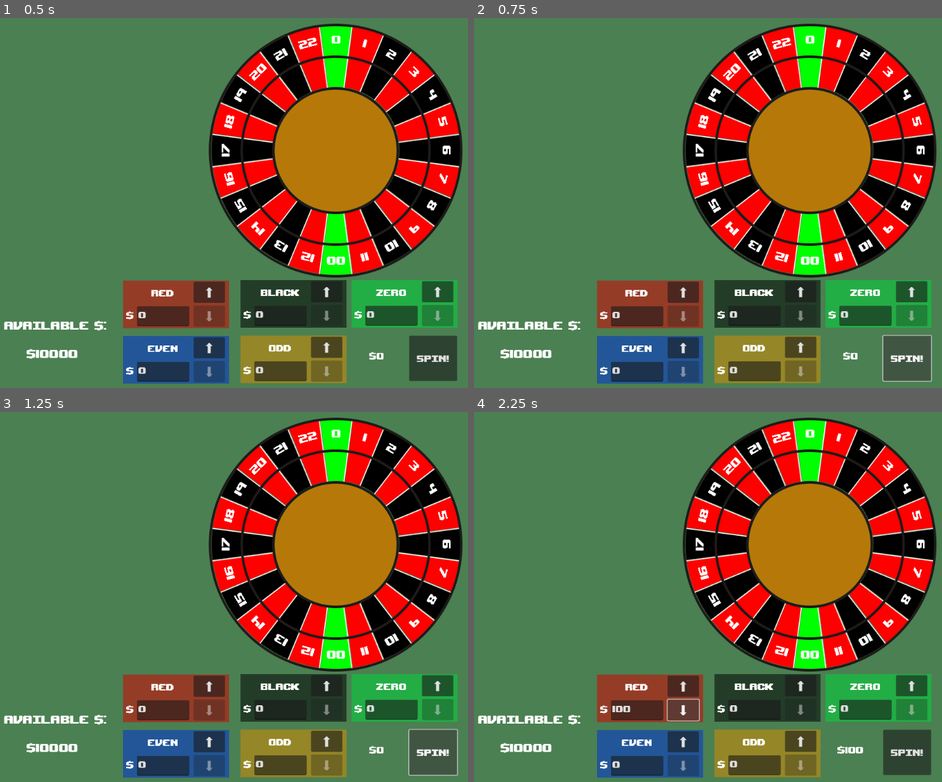
Above: before the commit, frames 1-4 (two rows, left to right).
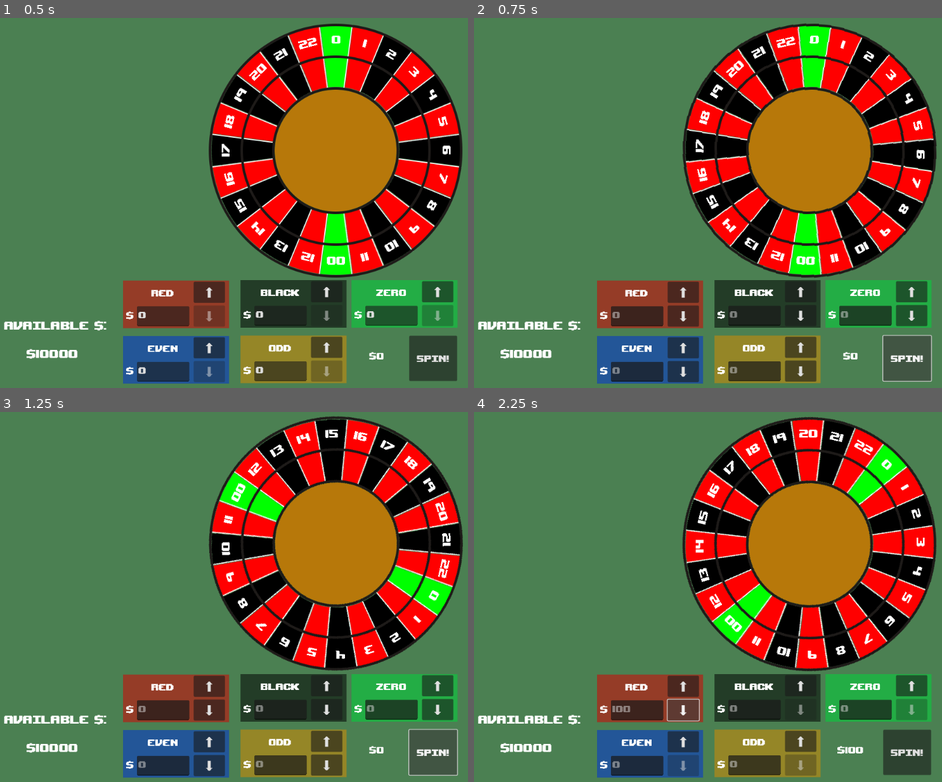
Above: after the commit, the same moments.

Repository: RossRKK/gmtk-game-jam-2025
Game: Godot game, scene res://scenes/roulette_scene.tscn
The game is run twice, just before and just after one commit, with the same random seed, the same clock (stepped at 60 frames per second) and the same inputs.
Inputs:
- Up to frame 1 (0.5 s): no input
- Up to frame 2 (0.75 s): click "Spin!" at 0.5 s
- Up to frame 3 (1.25 s): no input
- Up to frame 4 (2.25 s): click "⬆" at 1.25 s; click "⬇" at 2 s

Frame 1 is identical in both runs. In frame 2, 8.2% of the frame differs, in the area x 29-99%, y 1-99%; in frame 3, 12%; in frame 4, 21%, in the area x 29-99%, y 1-97%.

Commit message:
New bets mostly hooked up

Diff:
--- a/scenes/betting_board.tscn
+++ b/scenes/betting_board.tscn
@@ -55,7 +55,7 @@
 label_text = "Zero"
 background_colour = Color(0, 0.84, 0.224, 0.529412)
 
-[connection signal="pressed" from="SpinButton" to="." method="on_submit_bet"]
+[connection signal="pressed" from="SpinButton" to="." method="_on_spin_button_pressed"]
 [connection signal="bet_updated" from="RedBet" to="." method="_on_bet_updated"]
 [connection signal="bet_updated" from="BlackBet" to="." method="_on_bet_updated"]
 [connection signal="bet_updated" from="EvenBet" to="." method="_on_bet_updated"]
--- a/scenes/roulette_scene.tscn
+++ b/scenes/roulette_scene.tscn
@@ -60,3 +60,5 @@
 theme = ExtResource("5_4tu1h")
 horizontal_alignment = 1
 script = ExtResource("5_r8avv")
+
+[connection signal="submit_bet" from="BettingBoard" to="RouletteWheel" method="_start_spin"]
--- a/scripts/bet_zone.gd
+++ b/scripts/bet_zone.gd
@@ -51,9 +51,21 @@
 	update_bet_text()
 	set_button_state()
 
+	game.event_bus.spin_complete.connect(unlock)
+
 # Called every frame. 'delta' is the elapsed time since the previous frame.
 func _process(delta: float) -> void:
 	pass
+
+func lock() -> void:
+	$Down.disabled = false
+	$Up.disabled = false
+	bet_text.editable = false
+
+func unlock() -> void:
+	$Down.disabled = true
+	$Up.disabled = true
+	bet_text.editable = true
 
 func set_button_state() -> void:
 	$Down.disabled = false
--- a/scripts/betting_board.gd
+++ b/scripts/betting_board.gd
@@ -2,6 +2,8 @@
 extends Node2D
 
 var game: Game = Game.get_instance()
+
+signal submit_bet(bets: Array[Bet])
 
 @onready var bet_zones = [$RedBet, $BlackBet, $EvenBet, $OddBet, $ZeroBet]
 
@@ -36,3 +38,12 @@
 		total_bet = _total_bet
 	else:
 		total_bet = 0
+
+func _on_spin_button_pressed() -> void:
+	var bets: Array[Bet] = []
+	if bet_zones:
+		for bz in bet_zones:
+			var bet_zone = bz as BetZone
+			bet_zone.lock()
+			bets.append(bet_zone.bet)
+		submit_bet.emit(bets)
--- a/scripts/roulette_wheel/roulette_wheel.gd
+++ b/scripts/roulette_wheel/roulette_wheel.gd
@@ -18,10 +18,10 @@
 # signal that will be emitted when the wheel stops spinning
 var spinning: bool = false
 var ball: Ball
-var bet: Bet
+var bets: Array[Bet]
 
-func _start_spin(b: Bet) -> void:
-	bet = b
+func _start_spin(bs: Array[Bet]) -> void:
+	bets = bs
 	spinning = true
 	spin_timer.start()
 	spin_timer.timeout.connect(_stop_spin)
@@ -35,7 +35,7 @@
 	spinning = false
 	game.event_bus.spin_complete.emit()
 	# pick a cell at random (taking any effects into account)
-	var segment: Segment = segment_handler.pick_and_apply_segment(bet, ball)
+	var segment: Segment = segment_handler.pick_and_apply_segment(bets, ball)
 
 
 # Called when the node enters the scene tree for the first time.
--- a/scripts/roulette_wheel/segment.gd
+++ b/scripts/roulette_wheel/segment.gd
@@ -65,9 +65,9 @@
 
 
 
-func apply_landed_effect(bet: Bet, ball: Ball):
+func apply_landed_effect(bets: Array[Bet], ball: Ball):
 	print("%s %d" % ["Red" if colour else "Black", number])
 
-	bet = segment_effect.apply_bet_muliplication(bet)
-
-	bet.resolve(self)
+	for bet in bets:
+		bet = segment_effect.apply_bet_muliplication(bet)
+		bet.resolve(self)
--- a/scripts/roulette_wheel/segment_handler.gd
+++ b/scripts/roulette_wheel/segment_handler.gd
@@ -32,17 +32,12 @@
 	# allow segments to effect the distribution
 	var segment_curves: Array[Curve] = []
 	for child in get_children():
-		print("Child name: ", child.name)
-		print("Child type: ", child.get_class())
-		print("Child script: ", child.get_script())
-		print("Is Segment: ", child is Segment)
-		print("---")
 		segment_curves.append(get_segment_curve(child))
 	var selected_segment_index = DistributionRNG.random_with_distribution(segment_curves, game.WHEEL_SIZE)
 	return get_children()[selected_segment_index]
 
 
-func pick_and_apply_segment(bet: Bet, ball: Ball) -> Segment:
+func pick_and_apply_segment(bets: Array[Bet], ball: Ball) -> Segment:
 	var segment: Segment = random_segment()
-	segment.apply_landed_effect(bet, ball)
+	segment.apply_landed_effect(bets, ball)
 	return segment
